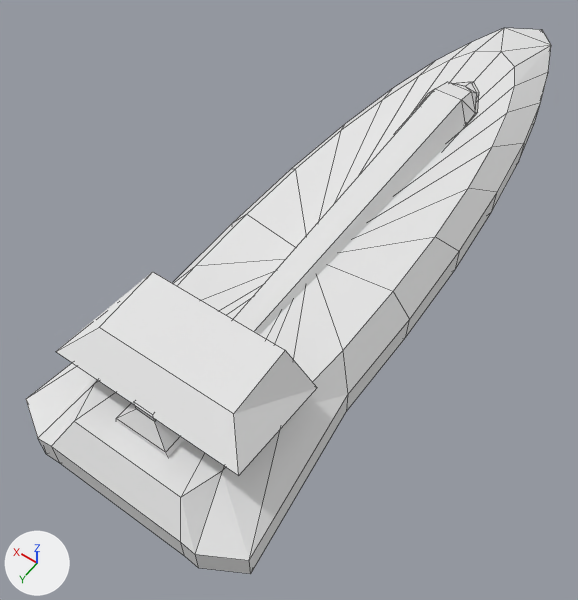
One commit to the OBJ model assets/models/round_capital.obj: the scene before it, then after it.
The view is the same before and after, from a camera (50 mm lens) standing at (-5.79, 8.98, 12.69) and looking at (0.56, 0.1, -1.27). Every picture has the same lights, and +X, +Y and +Z are marked at lower left. Mesh edges are drawn as thin lines. Where no turn or scale is listed for an object, it has been applied to the vertices.

The older version as bpy lines, for what is in view:
```python
me_body_sphere = bpy.data.meshes.new('Body_Sphere')
me_body_sphere.from_pydata(...)  # 94 vertices, 119 faces; spans x -2.6..2.6, y -11.4..6.0, z -1.2..0.6
me_body_sphere.materials.append(mat_null)  # white #e7e7e7
me_head_cube_002 = bpy.data.meshes.new('Head_Cube.002')
me_head_cube_002.from_pydata([(1.99, 4.98, 1.3), (1.99, 2.82, 1.01), (-1.97, 2.82, 1.01), (-1.97, 4.98, 1.3), (1.45, 4.36, 1.76), (1.45, 2.98, 1.88), (-1.43, 2.98, 1.88), (-1.43, 4.36, 1.76)], [], [(0, 1, 2, 3), (4, 7, 6, 5), (0, 4, 5, 1), (1, 5, 6, 2), (2, 6, 7, 3), (4, 0, 3, 7)])
me_head_cube_002.materials.append(mat_null)  # white #e7e7e7
me_neck_cube_001 = bpy.data.meshes.new('Neck_Cube.001')
me_neck_cube_001.from_pydata(...)  # 20 vertices, 18 faces; spans x -0.99..1.01, y 3.14..5.14, z -1.41..1.32
me_neck_cube_001.materials.append(mat_null)  # white #e7e7e7
me_spine_cube_003 = bpy.data.meshes.new('Spine_Cube.003')
me_spine_cube_003.from_pydata(...)  # 21 vertices, 28 faces; spans x -0.64..0.61, y -6.82..3.35, z 0.35..1.1
me_spine_cube_003.materials.append(mat_null)  # white #e7e7e7
ob_body_sphere = bpy.data.objects.new('Body_Sphere', me_body_sphere)
ob_body_sphere.location = (0.0, 0.0, 0.0)
ob_head_cube_002 = bpy.data.objects.new('Head_Cube.002', me_head_cube_002)
ob_head_cube_002.location = (0.0, 0.0, 0.0)
ob_neck_cube_001 = bpy.data.objects.new('Neck_Cube.001', me_neck_cube_001)
ob_neck_cube_001.location = (0.0, 0.0, 0.0)
ob_spine_cube_003 = bpy.data.objects.new('Spine_Cube.003', me_spine_cube_003)
ob_spine_cube_003.location = (0.0, 0.0, 0.0)
```
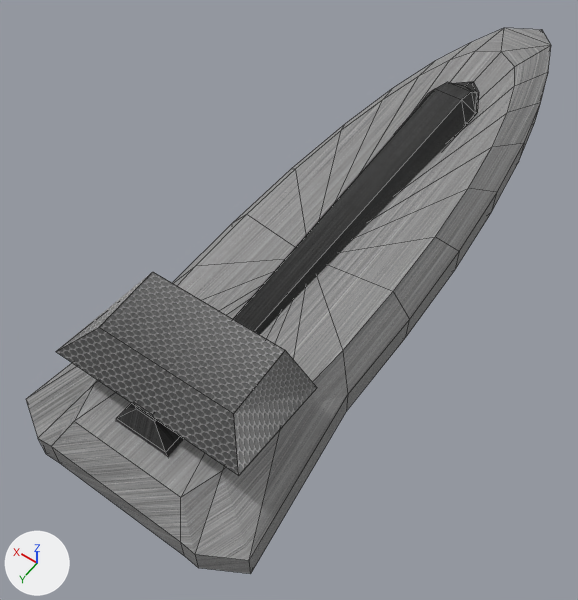
What differs and where, as boxes (x1, y1, x2, y2) in the pictures (578 x 600 px):
'Body_Sphere', recoloured (white to grey): (26, 28, 551, 574) in both
'Head_Cube.002', recoloured, surface changed (white to grey): (56, 272, 317, 476) in both
'Spine_Cube.003', recoloured (white to black): (233, 82, 479, 335) in both
'Neck_Cube.001', recoloured (grey to black): (116, 403, 184, 457) in both

The edits, one by one:
Picture 'capital_spine.png' (img_capital_spine_png) is new.
Picture 'capital_head.png' (img_capital_head_png) is new.
Picture 'capital_body.png' (img_capital_body_png) is new.
Material 'None_capital_spine.png' (mat_none_capital_spine_png) is new.
Its texture is img_capital_spine_png.
Its roughness is 1.0.
Material 'None_capital_head.png' (mat_none_capital_head_png) is new.
Its texture is img_capital_head_png.
Its roughness is 1.0.
Material 'None_capital_body.png' (mat_none_capital_body_png) is new.
Its texture is img_capital_body_png.
Its roughness is 1.0.
me_body_sphere has 94 vertices, 119 faces and spans x -2.6..2.6, y -11.4..6.0, z -1.2..0.6.
me_body_sphere no longer uses material mat_null (white #e7e7e7).
me_body_sphere now uses material mat_none_capital_body_png (picture img_capital_body_png).
me_head_cube_002 has 8 vertices, 6 faces and spans x -1.97..1.99, y 2.82..4.98, z 1.01..1.88.
me_head_cube_002 is used by ob_head_cube_002; location (0.0, 0.0, 0.0).
me_head_cube_002 no longer uses material mat_null (white #e7e7e7).
me_head_cube_002 part 1: texture (UV) coordinates changed.
me_head_cube_002 now uses material mat_none_capital_head_png (picture img_capital_head_png).
me_neck_cube_001 has 20 vertices, 18 faces and spans x -0.99..1.01, y 3.14..5.14, z -1.41..1.32.
me_neck_cube_001 no longer uses material mat_null (white #e7e7e7).
me_neck_cube_001 now uses material mat_none_capital_spine_png (picture img_capital_spine_png).
me_spine_cube_003 has 21 vertices, 28 faces and spans x -0.64..0.61, y -6.82..3.35, z 0.35..1.1.
me_spine_cube_003 no longer uses material mat_null (white #e7e7e7).
me_spine_cube_003 now uses material mat_none_capital_spine_png (picture img_capital_spine_png).
